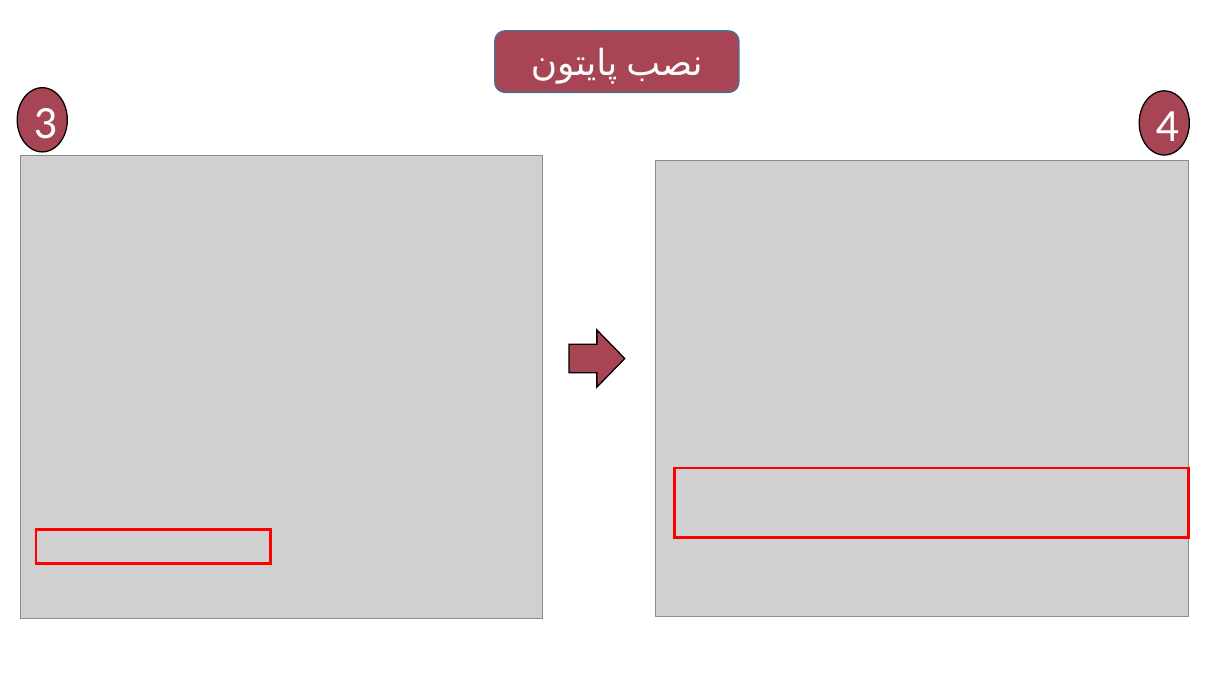
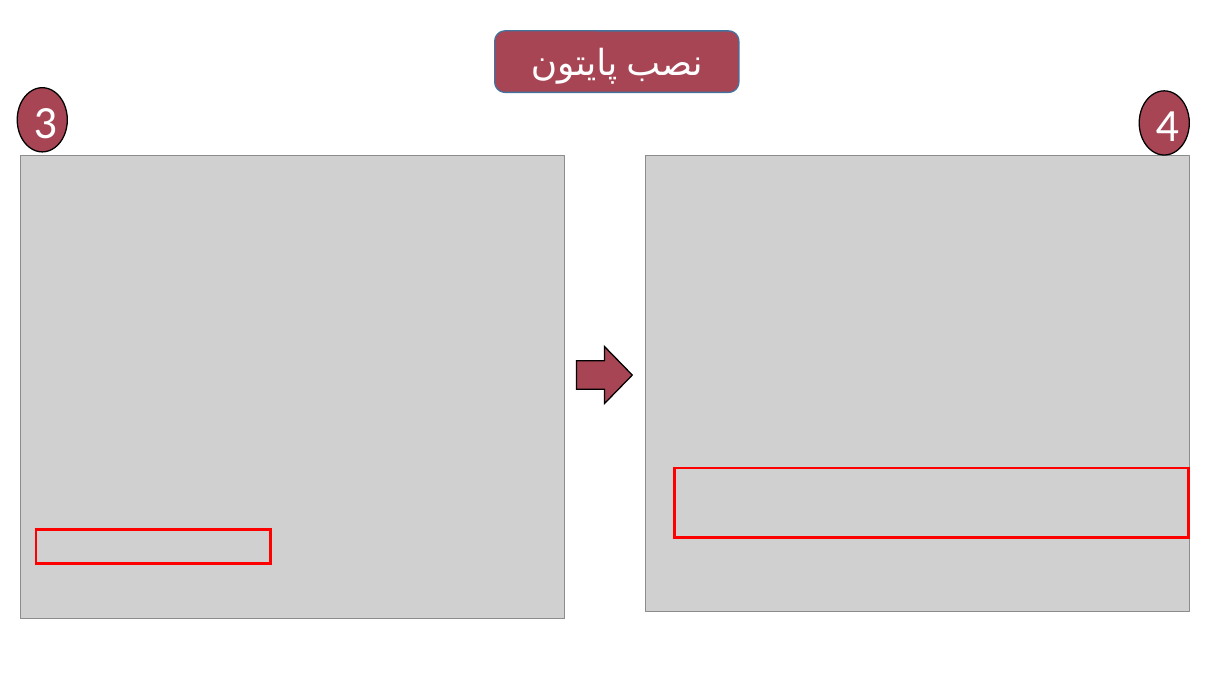
Before and after one commit to Mosbatedata/pandas-code, a slide deck: slide 3 of تحلیلگرشو - جلسه دوم.pptx. Drawn at 1232x693 pixels with LibreOffice and Linux fonts; fonts in the diff are those of the drawing; grey boxes stand for pictures. Boxes give left, top, right and bottom in pixels: in the first picture for what was removed or moved away, otherwise in the second. Text is boxed around its words. In the diff, an @@ line names an element or a change of style, - is before the commit and + after.

Commit message:
aaa

```diff
--- a/تحلیلگرشو - جلسه دوم.pptx
+++ b/تحلیلگرشو - جلسه دوم.pptx
@@ picture: place and size @@
-picture at (20,155,543,619)
+picture at (20,155,565,619)
@@ picture: place and size @@
-picture at (655,161,1189,616)
+picture at (645,156,1189,612)
@@ right arrow: place and size @@
-right arrow at (569,330,625,387)
+right arrow at (577,347,632,404)
```
Also in this commit, not shown: 2 other slides changed, 22 slides added.
